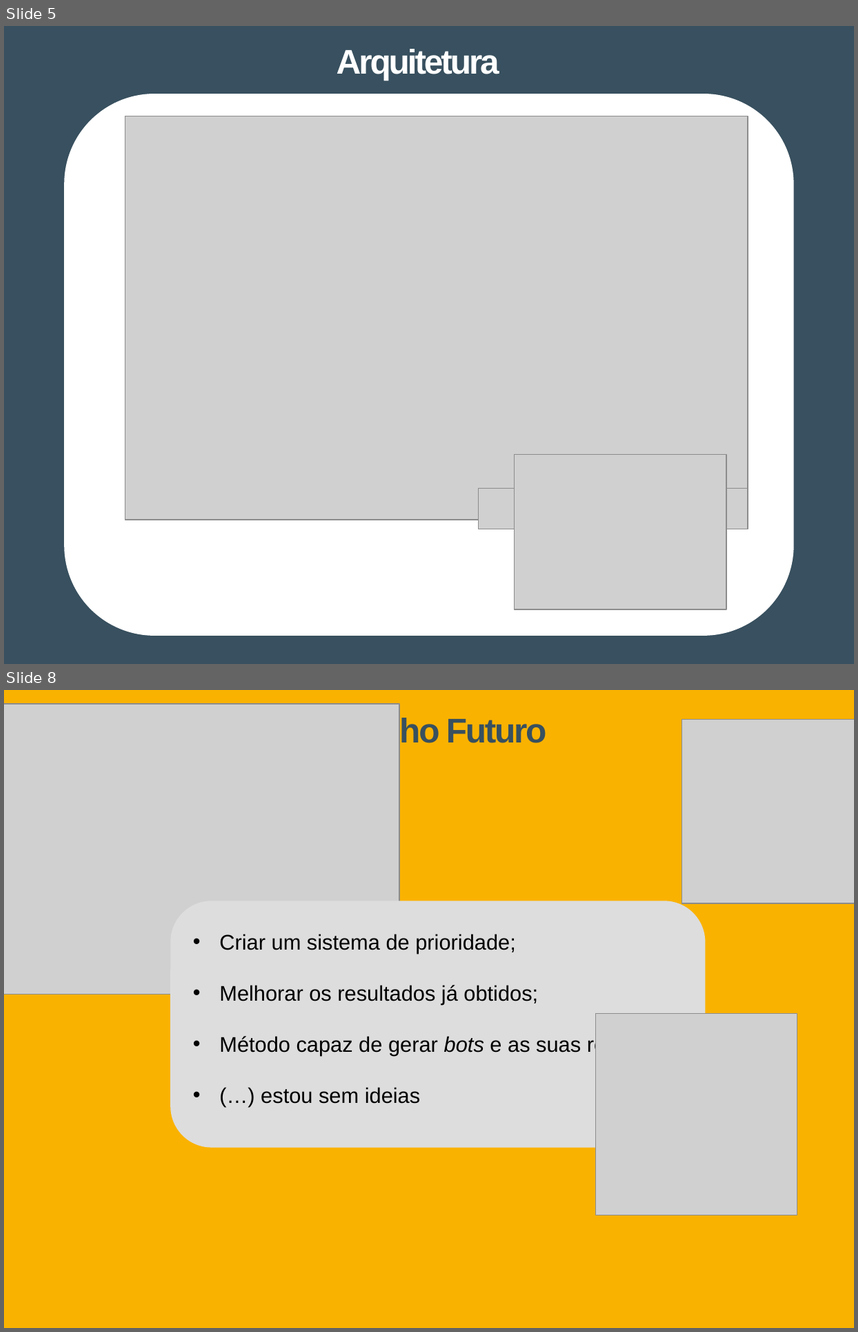
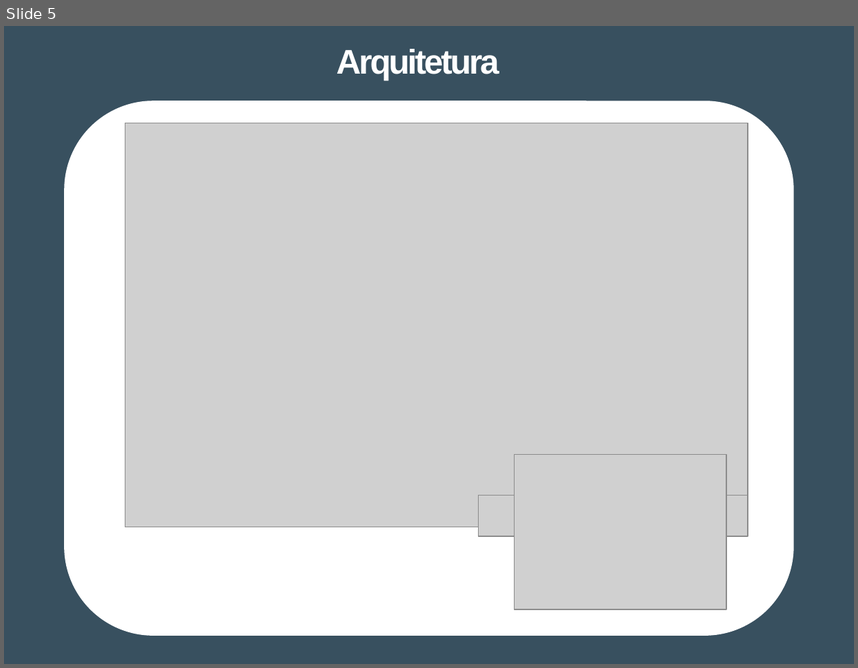
Before and after one commit to Tibblue/PLC, a slide deck: LEI/apresentações/apresLEI_raul.pptx. Shown one above the other, each under a label of ours: slides 5 and 8 before the commit, slide 5 after it; the slides between them are not shown. The pictures are 858x1332 and 858x668 pixels, drawn with LibreOffice and Linux fonts; fonts in the diff are those of the drawing; grey boxes stand for pictures. Boxes give left, top, right and bottom in pixels: in the first picture for what was removed or moved away, otherwise in the second. Text is boxed around its words. In the diff, an @@ line names an element or a change of style, - is before the commit and + after.

```diff
--- a/LEI/apresentações/apresLEI_raul.pptx
+++ b/LEI/apresentações/apresLEI_raul.pptx
@@ slide 8 removed at (x1=4, y1=690, x2=854, y2=1328), background #FFFFFF @@
@@ freeform shape removed at (x1=4, y1=690, x2=854, y2=1328) @@
@@ picture removed at (x1=4, y1=704, x2=400, y2=994) @@
@@ title removed at (x1=308, y1=716, x2=547, y2=749) @@
-Trabalho Futuro
@@ picture removed at (x1=682, y1=719, x2=854, y2=903) @@
@@ rounded rectangle removed at (x1=170, y1=901, x2=705, y2=1147) @@
@@ text removed at (x1=219, y1=934, x2=653, y2=1103) @@
-• Criar um sistema de prioridade;
-• Melhorar os resultados já obtidos;
-• Método capaz de gerar bots e as suas regras;
-• (…) estou sem ideias
@@ picture removed at (x1=595, y1=1013, x2=798, y2=1215) @@
@@ slide 5 changed as well @@
@@ rounded rectangle resized from (x1=64, y1=94, x2=794, y2=635) to (x1=64, y1=101, x2=794, y2=635) @@
@@ picture moved from (x1=125, y1=116, x2=748, y2=519) to (x1=125, y1=123, x2=748, y2=526) @@
@@ picture moved from (x1=478, y1=488, x2=748, y2=528) to (x1=478, y1=495, x2=748, y2=536) @@
```
Also in this commit, not shown: 5 other slides changed, 4 slides added, 2 other slides removed.
